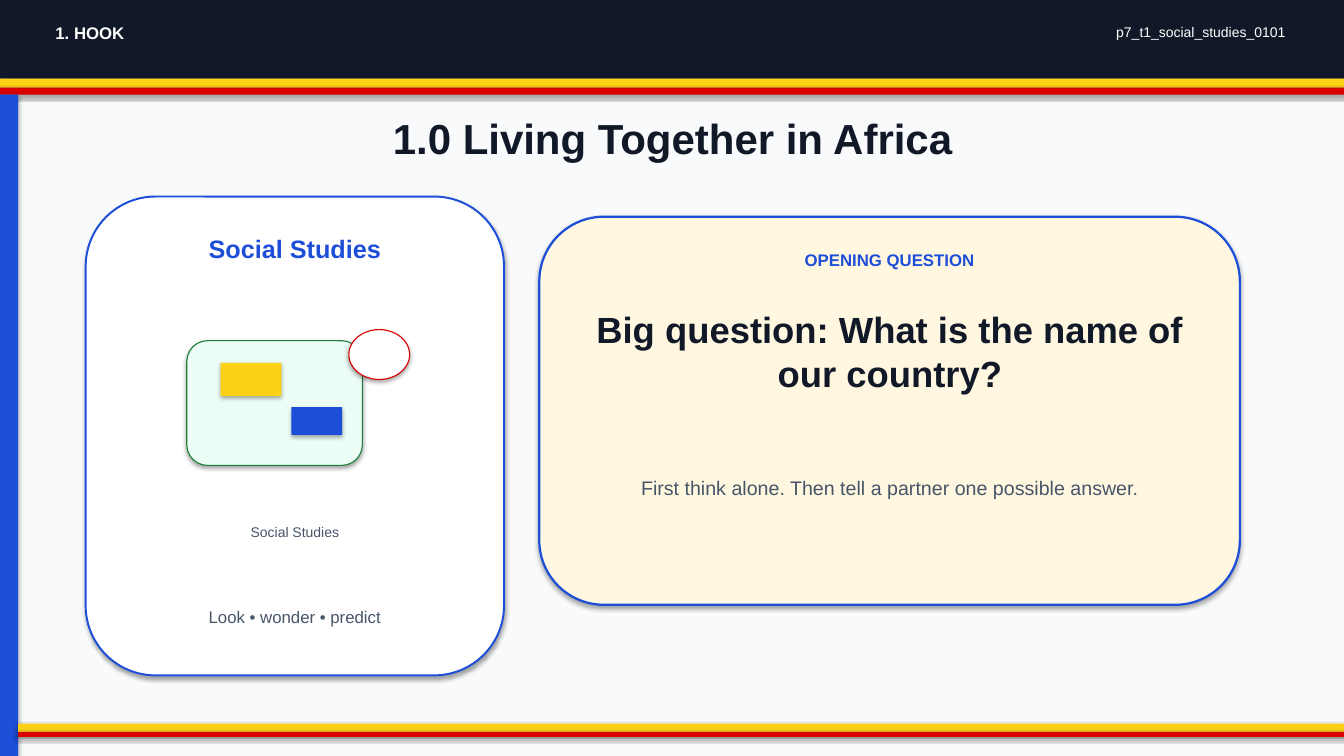
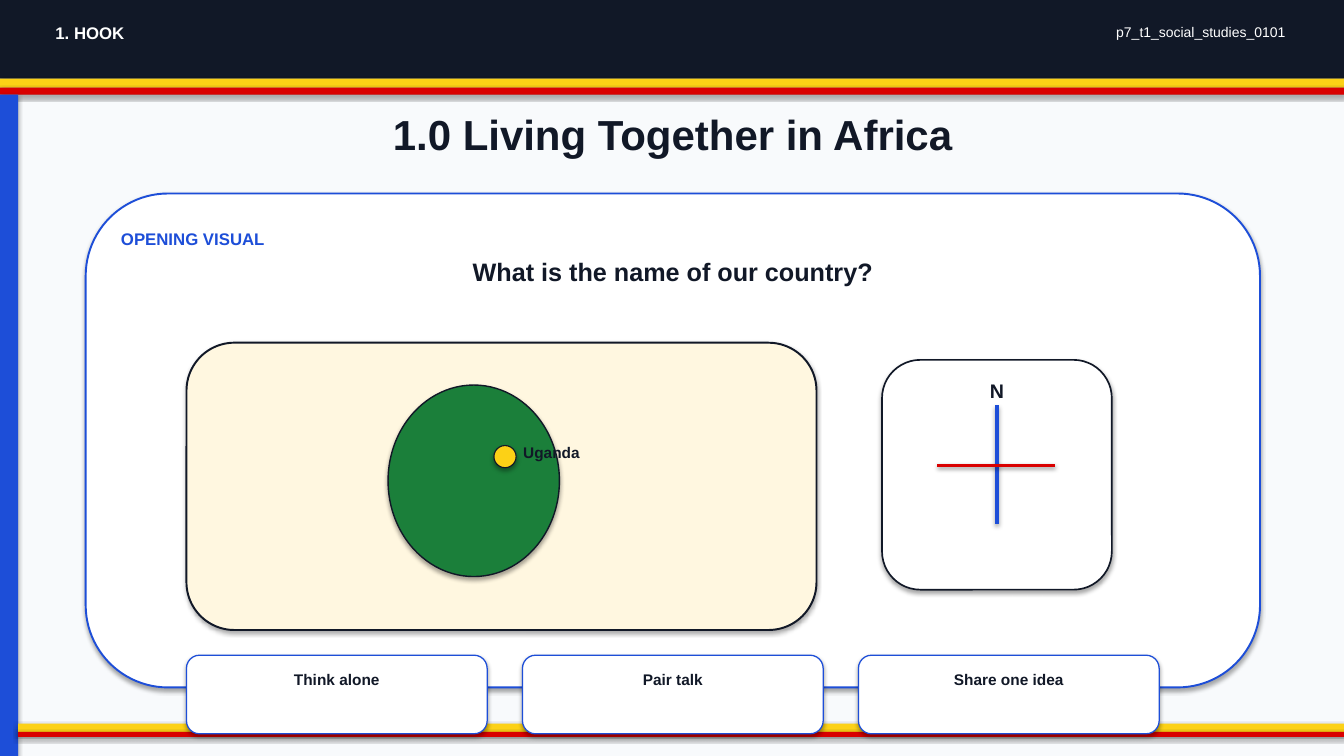
Before and after one commit to yousunjung84-edu/uganda-p7-mvp-20260629, a slide deck: slide 1 of uganda-p7-mvp/p7_t1_social_studies_0101/p7_t1_social_studies_0101.pptx. Drawn at 1344x756 pixels with LibreOffice and Linux fonts; fonts in the diff are those of the drawing. Boxes give left, top, right and bottom in pixels: in the first picture for what was removed or moved away, otherwise in the second. Text is boxed around its words. In the diff, an @@ line names an element or a change of style, - is before the commit and + after.

Commit message:
Publish infographic-first decks

```diff
--- a/uganda-p7-mvp/p7_t1_social_studies_0101/p7_t1_social_studies_0101.pptx
+++ b/uganda-p7-mvp/p7_t1_social_studies_0101/p7_t1_social_studies_0101.pptx
@@ text "1.0 Living Together in Africa": place and size @@
-text "1.0 Living Together in Africa" at <box>393,123,952,163</box>
+text "1.0 Living Together in Africa" at <box>393,119,952,159</box>
@@ rounded rectangle "OPENING VISUAL": place and size @@
-rounded rectangle "OPENING VISUAL" at <box>86,197,504,676</box>
+rounded rectangle "OPENING VISUAL" at <box>86,194,1260,688</box>
@@ rounded rectangle "OPENING VISUAL" at <box>86,194,1260,688</box>: outline #1D4ED8 1.4 pt to #1D4ED8 1.35 pt @@
@@ text in rounded rectangle at <box>121,233,265,245</box>: text changed; size 18 to 12 pt @@
-Social Studies
+OPENING VISUAL
@@ rounded rectangle removed at <box>539,217,1240,605</box> @@
@@ text at <box>473,262,873,286</box>: text changed; size 26 to 18 pt @@
-Big question: What is the name of our country?
+What is the name of our country?
@@ text removed at <box>805,254,975,270</box> @@
-OPENING QUESTION
@@ rounded rectangle removed at <box>187,341,362,466</box> @@
@@ rounded rectangle added at <box>187,343,817,630</box>, fill #FFF7E0, outline #111827 1.4 pt @@
@@ rectangle removed at <box>221,363,281,396</box> @@
@@ ellipse added at <box>388,385,560,577</box>, fill #1B7F3A, outline #111827 1 pt @@
@@ rounded rectangle added at <box>882,360,1112,590</box>, fill #FFFFFF, outline #111827 1.2 pt @@
@@ text added at <box>990,384,1004,398</box>, 14 pt, text #111827, bold @@
+N
@@ rectangle removed at <box>291,407,342,436</box> @@
@@ line added from (997, 405) to (997, 524), #1D4ED8 2.5 pt @@
@@ ellipse: place and size @@
-ellipse at <box>349,330,409,379</box>
+ellipse at <box>494,446,516,468</box>
@@ ellipse at <box>494,446,516,468</box>: fill #FFFFFF to #FCD116; outline #D90000 0.8 pt to #111827 0.8 pt @@
@@ text added at <box>523,446,580,462</box>, 11 pt, text #111827, bold @@
+Uganda
@@ line added from (938, 466) to (1056, 466), #D90000 2.5 pt @@
@@ text removed at <box>641,480,1138,499</box> @@
-First think alone. Then tell a partner one possible answer.
@@ text removed at <box>251,527,339,537</box> @@
-Social Studies
@@ text removed at <box>209,611,380,627</box> @@
-Look • wonder • predict
@@ rounded rectangle added at <box>187,655,487,734</box>, fill #FFFFFF, outline #1D4ED8 0.9 pt @@
@@ rounded rectangle added at <box>522,655,823,734</box>, fill #FFFFFF, outline #1D4ED8 0.9 pt @@
@@ rounded rectangle added at <box>859,655,1159,734</box>, fill #FFFFFF, outline #1D4ED8 0.9 pt @@
@@ text added at <box>294,674,379,685</box>, 11 pt, text #111827, bold @@
+Think alone
@@ text added at <box>643,674,703,685</box>, 11 pt, text #111827, bold @@
+Pair talk
@@ text added at <box>954,674,1064,685</box>, 11 pt, text #111827, bold @@
+Share one idea
```
Also in this commit, not shown: 4 other slides changed, 24 other files.
